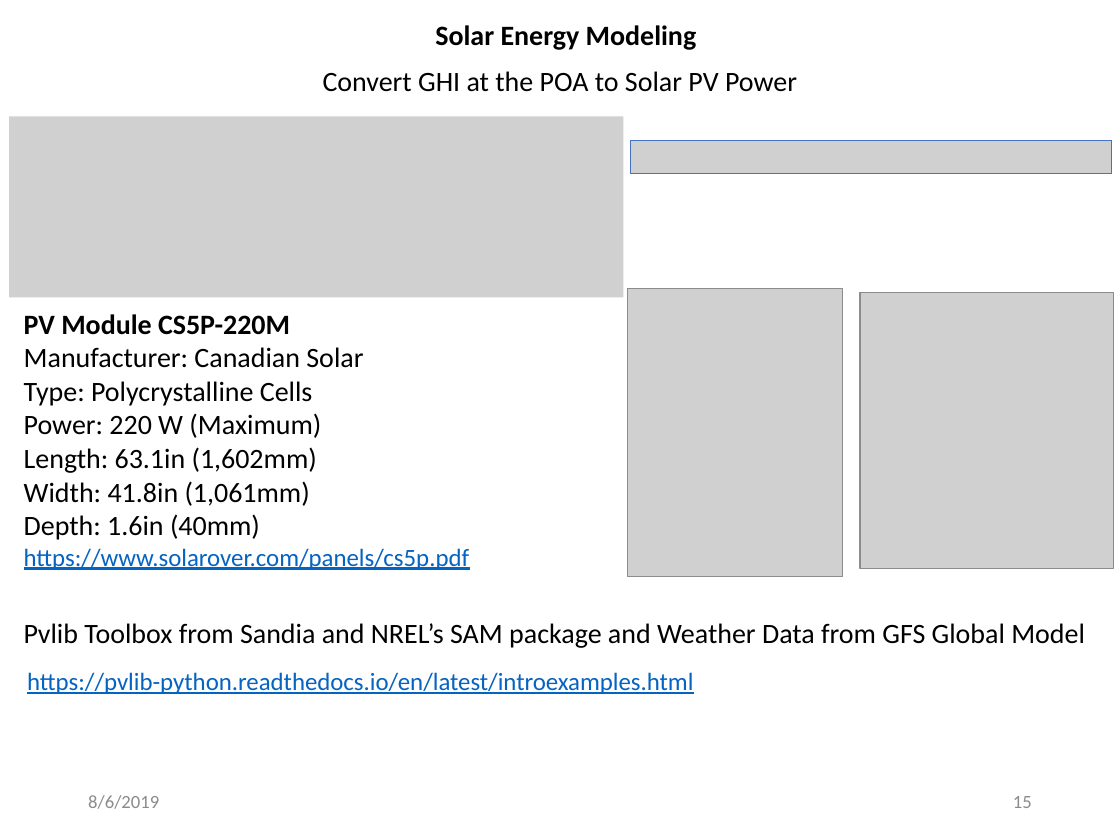
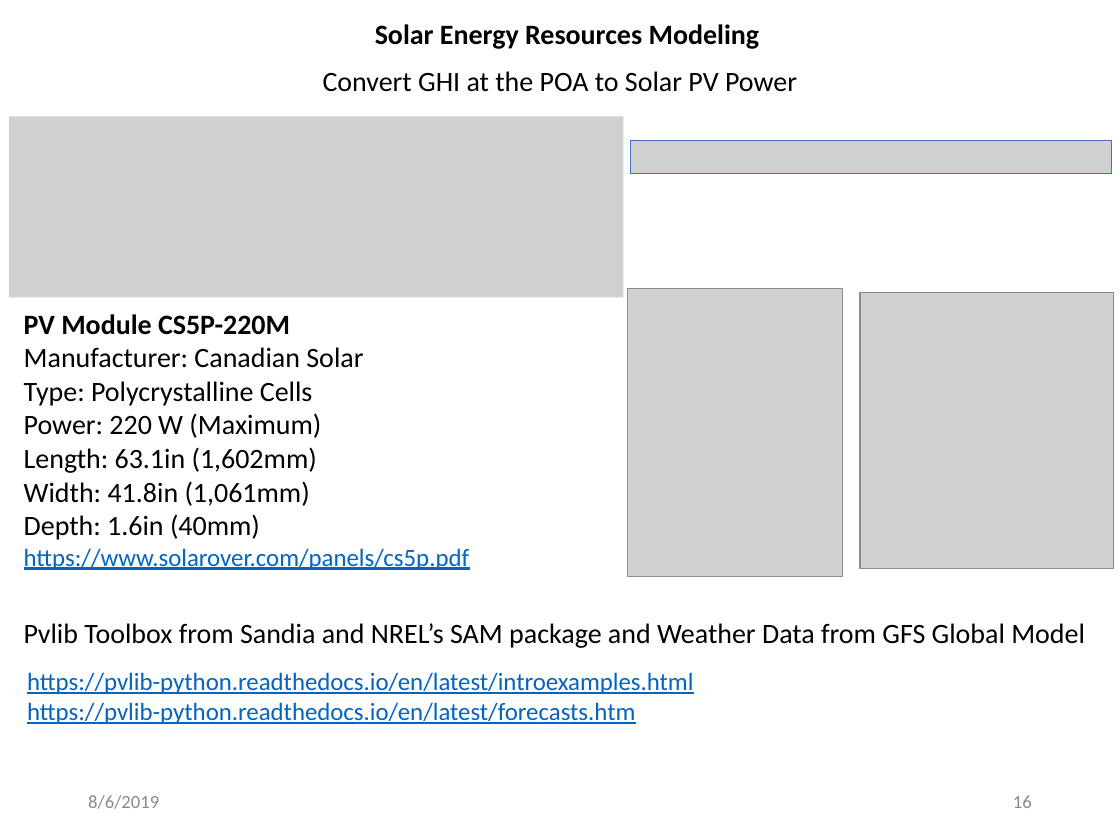
Before and after one commit to MohamedAbuella/Ascend-Analyticis-docs, a slide deck: slide 16 of +Presentation for Ascend_Analytics/Wind_Solar_Energy_Modeling_Analysis.pptx (slide 15 before the commit). Drawn at 1120x840 pixels with LibreOffice and Linux fonts; fonts in the diff are those of the drawing; grey boxes stand for pictures. Boxes give left, top, right and bottom in pixels: in the first picture for what was removed or moved away, otherwise in the second. Text is boxed around its words. In the diff, an @@ line names an element or a change of style, - is before the commit and + after.

Commit message:
wind_solar_modeling

```diff
--- a/+Presentation for Ascend_Analytics/Wind_Solar_Energy_Modeling_Analysis.pptx
+++ b/+Presentation for Ascend_Analytics/Wind_Solar_Energy_Modeling_Analysis.pptx
@@ text at (375,24,760,49): text changed @@
-Solar Energy Modeling
+Solar Energy Resources Modeling
@@ text at (27,702,635,724): paragraph added @@
+https://pvlib-python.readthedocs.io/en/latest/forecasts.htm
@@ page number at (1013,795,1032,808): text changed @@
-15
+16
```
Also in this commit, not shown: 19 other slides changed, 1 slide added, 3 other files.
